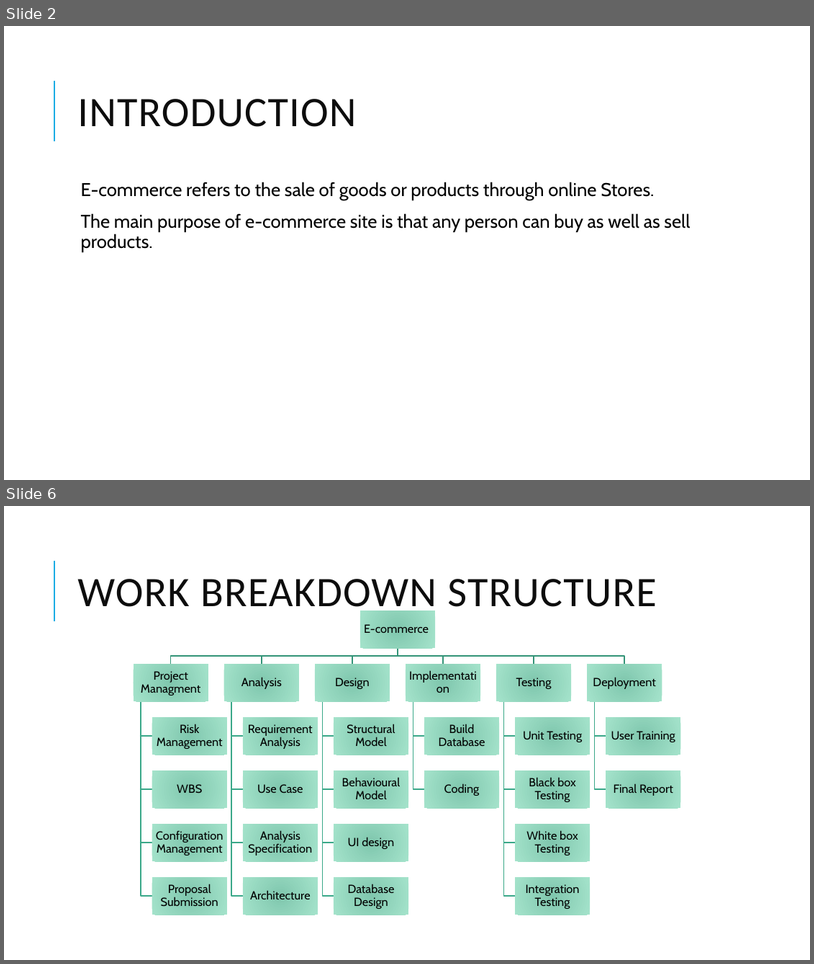
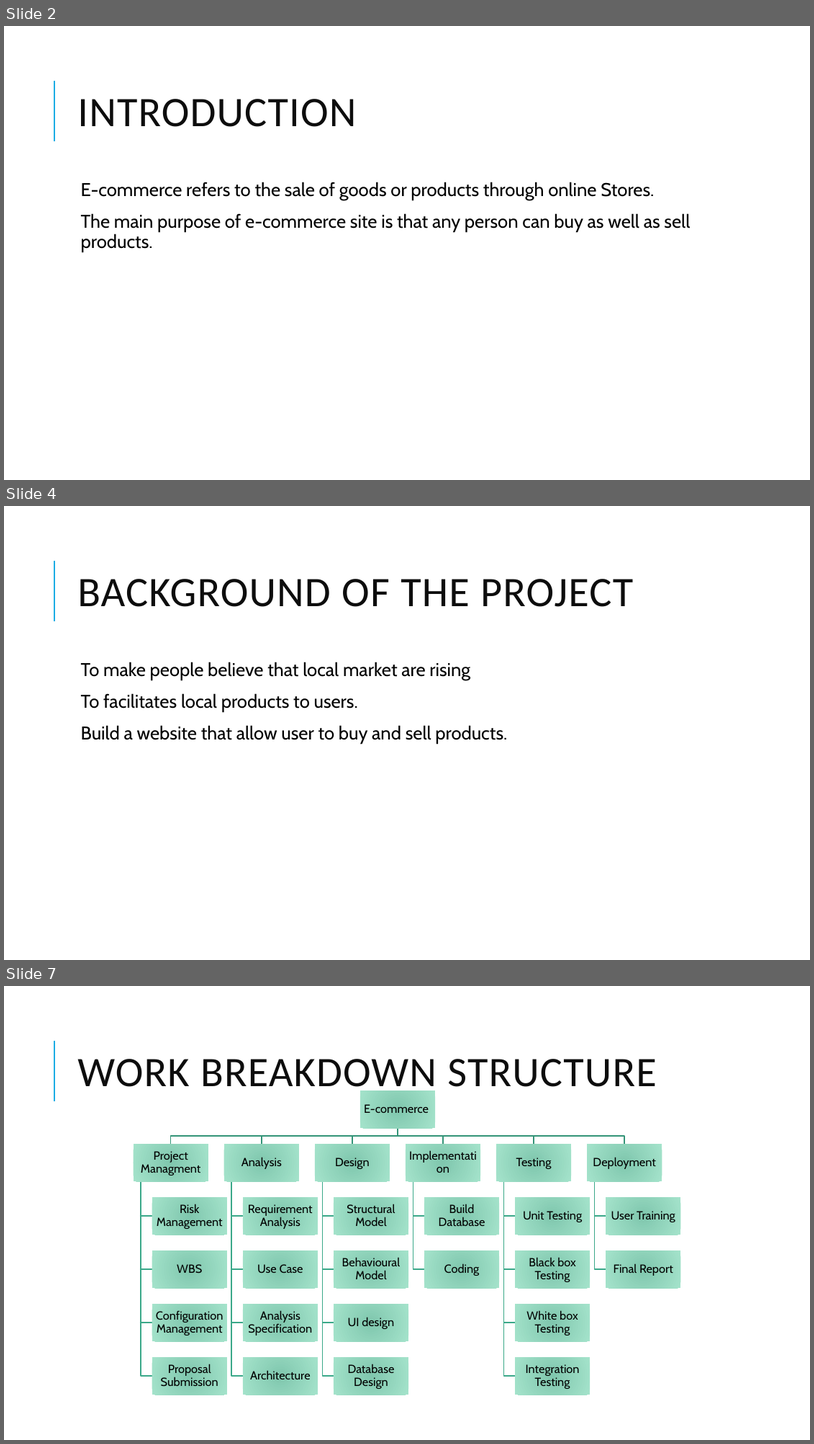
Before and after one commit to admondtamang/e-commerce-cp, a slide deck: E-commerce site.pptx. Shown one above the other, each under a label of ours: slides 2 and 6 before the commit, slides 2, 4 and 7 after it; the slides between them are not shown. The pictures are 814x964 and 814x1444 pixels, drawn with LibreOffice and Linux fonts; fonts in the diff are those of the drawing. Boxes give left, top, right and bottom in pixels: in the first picture for what was removed or moved away, otherwise in the second. Text is boxed around its words. In the diff, an @@ line names an element or a change of style, - is before the commit and + after.

```diff
--- a/E-commerce site.pptx
+++ b/E-commerce site.pptx
@@ slide 4 added at (x1=4, y1=506, x2=810, y2=960), background #FFFFFF; not listed: 1 template element that a slide beside it also shows @@
@@ title added at (x1=77, y1=579, x2=633, y2=607), 50 pt, text #0D0D0D @@
+BACKGROUND OF THE PROJECT
@@ text added at (x1=81, y1=662, x2=507, y2=744), 22 pt, text #000000 @@
+  To make people believe that local market are rising
+  To facilitates local products to users.
+  Build a website that allow user to buy and sell products.
@@ what was slide 6 is now slide 7 @@
```
Also in this commit, not shown: 8 slides changed, 7 other slides added, 24 other files.
